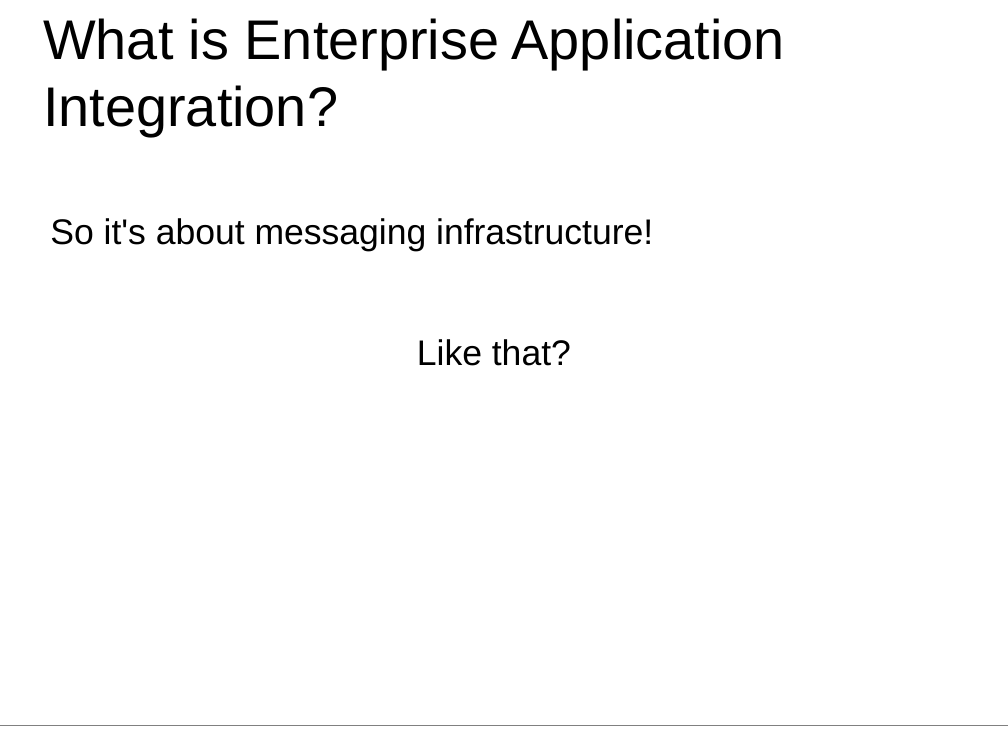
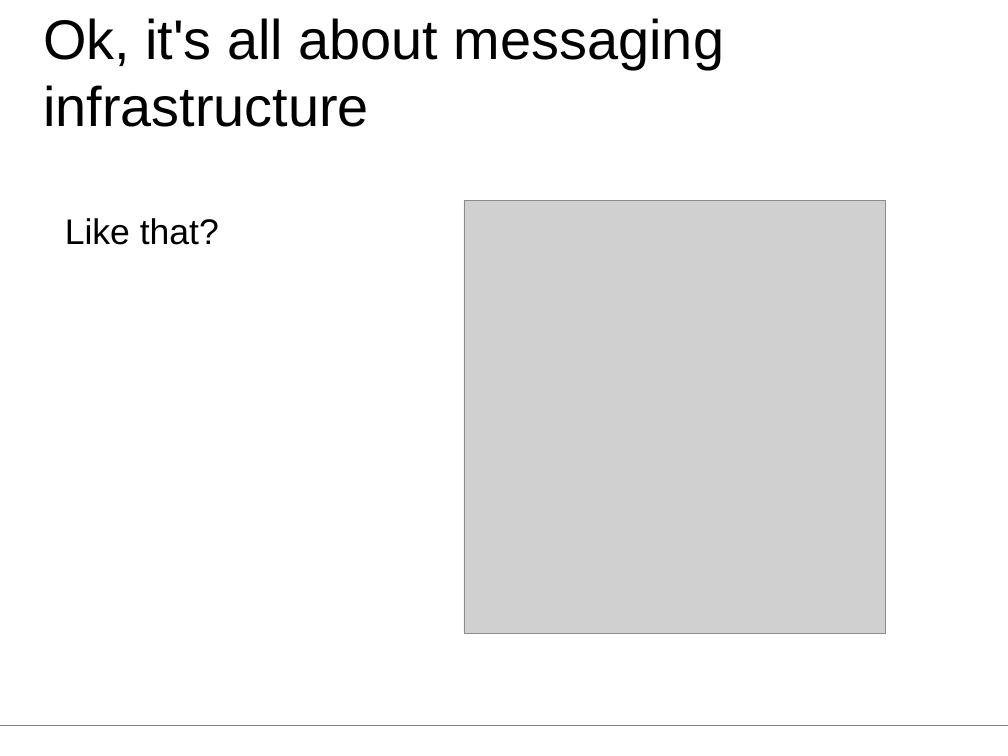
Before and after one commit to aheusingfeld/javaone2012, a slide deck: slide 5 of slides/eai-slides.odp (slide 4 before the commit). Drawn at 1008x756 pixels with LibreOffice and Linux fonts; fonts in the diff are those of the drawing; grey boxes stand for pictures. Boxes give left, top, right and bottom in pixels: in the first picture for what was removed or moved away, otherwise in the second. Text is boxed around its words. In the diff, an @@ line names an element or a change of style, - is before the commit and + after.

```diff
--- a/slides/eai-slides.odp
+++ b/slides/eai-slides.odp
@@ title at box(43, 18, 724, 127): text changed @@
-What is Enterprise Application Integration?
+Ok, it's all about messaging infrastructure
@@ text "Like that?": place and size @@
-text "Like that?" at box(50, 218, 653, 366)
+text "Like that?" at box(65, 218, 219, 245)
@@ text "Like that?" at box(65, 218, 219, 245): alignment centre to left @@
@@ picture added at box(464, 200, 885, 634) @@
@@ text at box(50, 218, 653, 251): paragraph removed @@
-So it's about messaging infrastructure!
```
Also in this commit, not shown: 6 other slides changed, 6 slides added, 2 slides removed, 1 other file.
